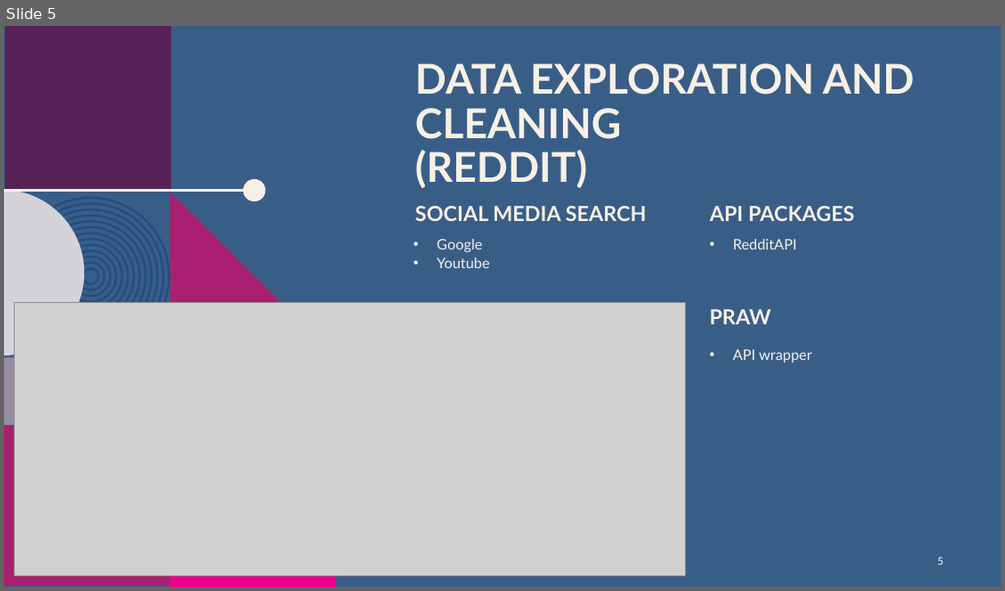
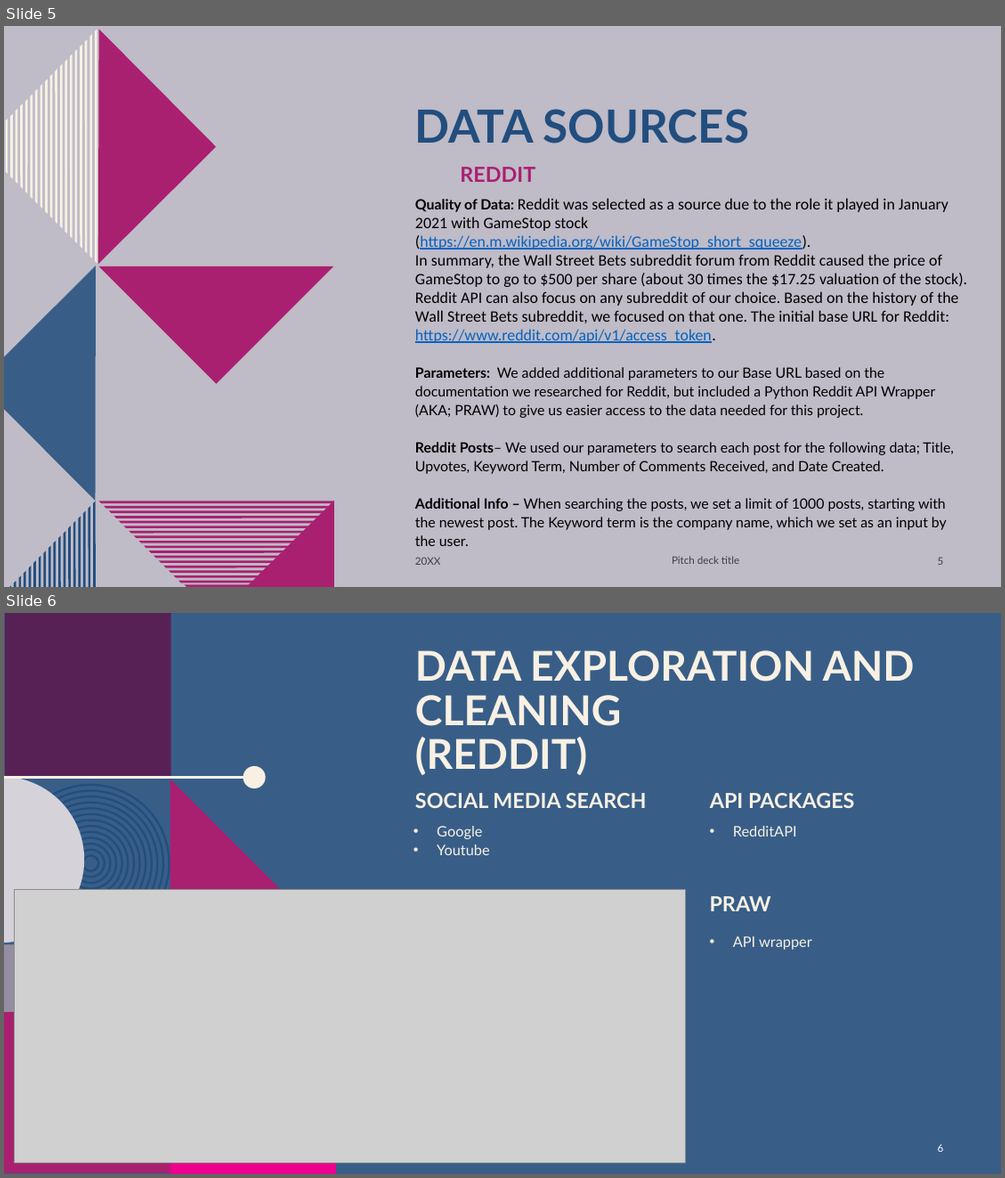
Before and after one commit to AprilHolmes7825/Project_1, a slide deck: Reddit Yahoo Finance Presentation.pptx. Shown one above the other, each under a label of ours: slide 5 before the commit, slides 5 and 6 after it. The pictures are 1005x591 and 1005x1178 pixels, drawn with LibreOffice and Linux fonts; fonts in the diff are those of the drawing; grey boxes stand for pictures; background and template pictures are left out. Boxes give left, top, right and bottom in pixels: in the first picture for what was removed or moved away, otherwise in the second. Text is boxed around its words. In the diff, an @@ line names an element or a change of style, - is before the commit and + after.

Commit message:
updated ppt data sources slides with final

```diff
--- a/Reddit Yahoo Finance Presentation.pptx
+++ b/Reddit Yahoo Finance Presentation.pptx
@@ slide 5 added at bbox=[4, 26, 1001, 587], background #BFBBC7 @@
@@ title added at bbox=[415, 109, 750, 143], 44 pt, text #224E7F, bold @@
+DATA SOURCES
@@ text added at bbox=[460, 167, 535, 182], 20 pt, text #AA2070, bold @@
+REDDIT
@@ text added at bbox=[415, 198, 967, 546], 13.6 pt, text #000000 @@
+Quality of Data: Reddit was selected as a source due to the role it played in January 2021 with GameStop stock (https://en.m.wikipedia.org/wiki/GameStop_short_squeeze).
+In summary, the Wall Street Bets subreddit forum from Reddit caused the price of GameStop to go to $500 per share (about 30 times the $17.25 valuation of the stock).
+Reddit API can also focus on any subreddit of our choice. Based on the history of the Wall Street Bets subreddit, we focused on that one. The initial base URL for Reddit: https://www.reddit.com/api/v1/access_token.
+Parameters: We added additional parameters to our Base URL based on the documentation we researched for Reddit, but included a Python Reddit API Wrapper (AKA; PRAW) to give us easier access to the data needed for this project.
+Reddit Posts– We used our parameters to search each post for the following data; Title, Upvotes, Keyword Term, Number of Comments Received, and Date Created.
+Additional Info – When searching the posts, we set a limit of 1000 posts, starting with the newest post. The Keyword term is the company name, which we set as an input by the user.
@@ text added at bbox=[415, 556, 441, 564], 10 pt, text #404040 @@
+20XX
@@ text added at bbox=[672, 556, 739, 564], 10 pt, text #404040 @@
+Pitch deck title
@@ page number added at bbox=[938, 556, 944, 564], 10 pt, text #404040 @@
+5
@@ group added at bbox=[4, 29, 334, 587]: 59 freeform shapes @@
@@ what was slide 5 is now slide 6 @@
```
Also in this commit, not shown: 1 other slide added, 1 slide removed.
